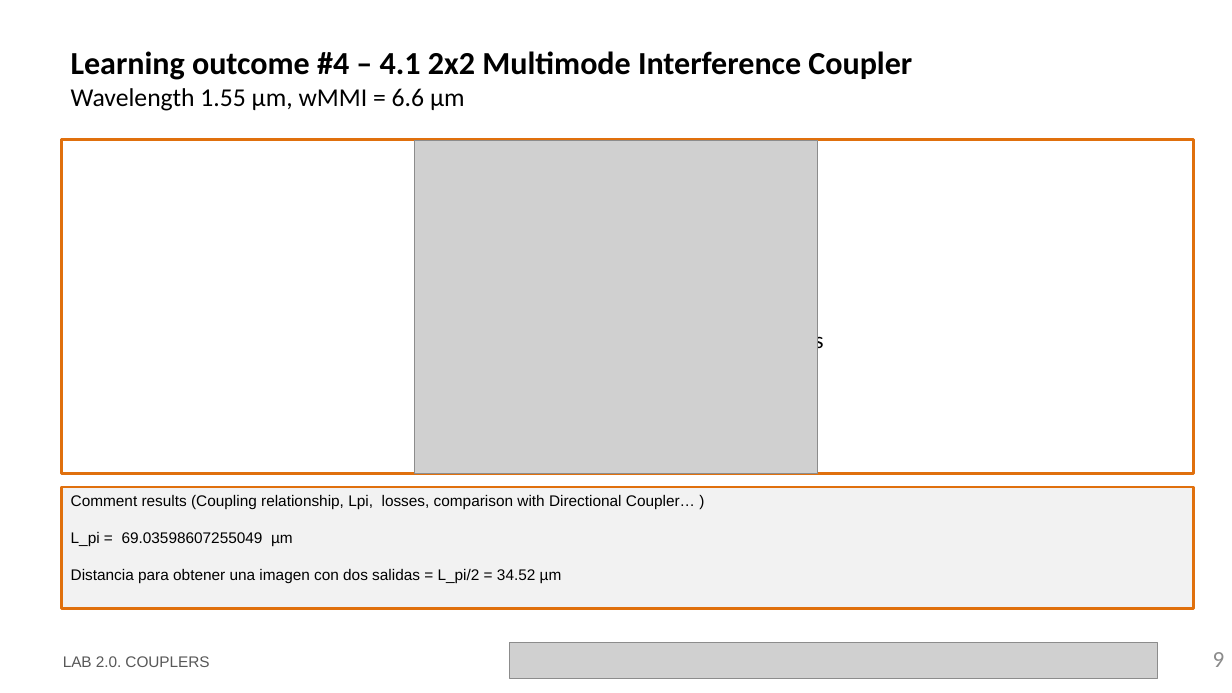
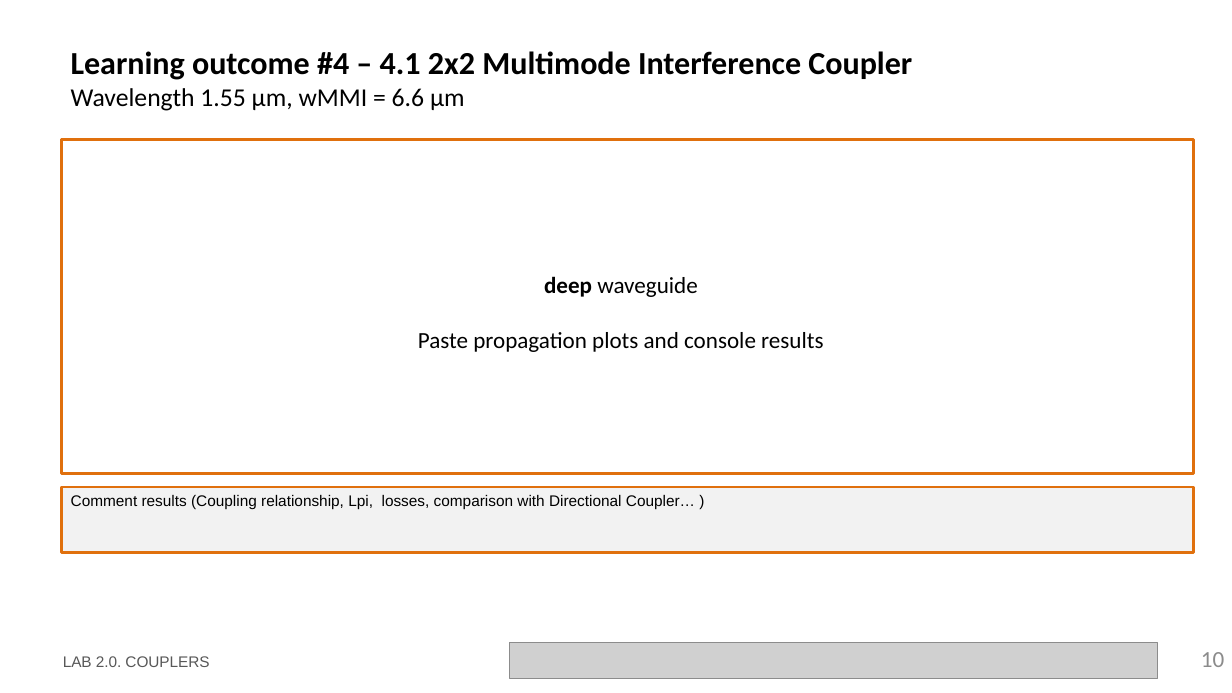
Before and after one commit to snacmuo/pic-upv-lab2, a slide deck: slide 10 of LabBook_20.pptx (slide 9 before the commit). Drawn at 1232x693 pixels with LibreOffice and Linux fonts; fonts in the diff are those of the drawing; grey boxes stand for pictures; background and template pictures are left out. Boxes give left, top, right and bottom in pixels: in the first picture for what was removed or moved away, otherwise in the second. Text is boxed around its words. In the diff, an @@ line names an element or a change of style, - is before the commit and + after.

```diff
--- a/LabBook_20.pptx
+++ b/LabBook_20.pptx
@@ picture removed at (x1=414, y1=140, x2=818, y2=473) @@
@@ rectangle "Comment results (Coupling relationship, Lpi, ..." resized from (x1=62, y1=487, x2=1194, y2=608) to (x1=62, y1=487, x2=1194, y2=553) @@
@@ text in rectangle at (x1=71, y1=532, x2=562, y2=584): paragraphs removed @@
-L_pi = 69.03598607255049 µm
-Distancia para obtener una imagen con dos salidas = L_pi/2 = 34.52 µm
@@ page number at (x1=1201, y1=652, x2=1224, y2=667): text changed @@
-9
+10
```
Also in this commit, not shown: 4 other slides changed, 5 slides added, 1 other file.
